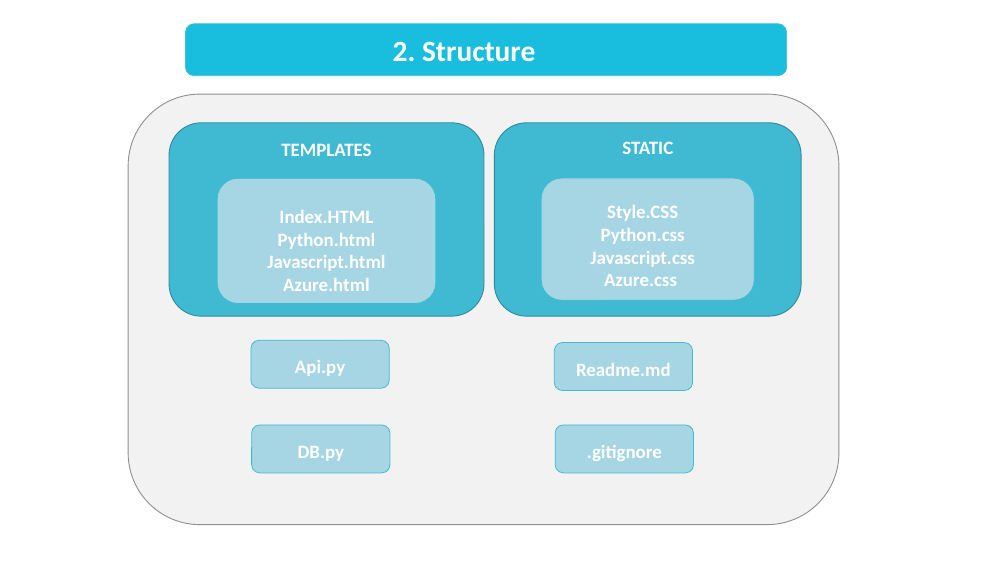
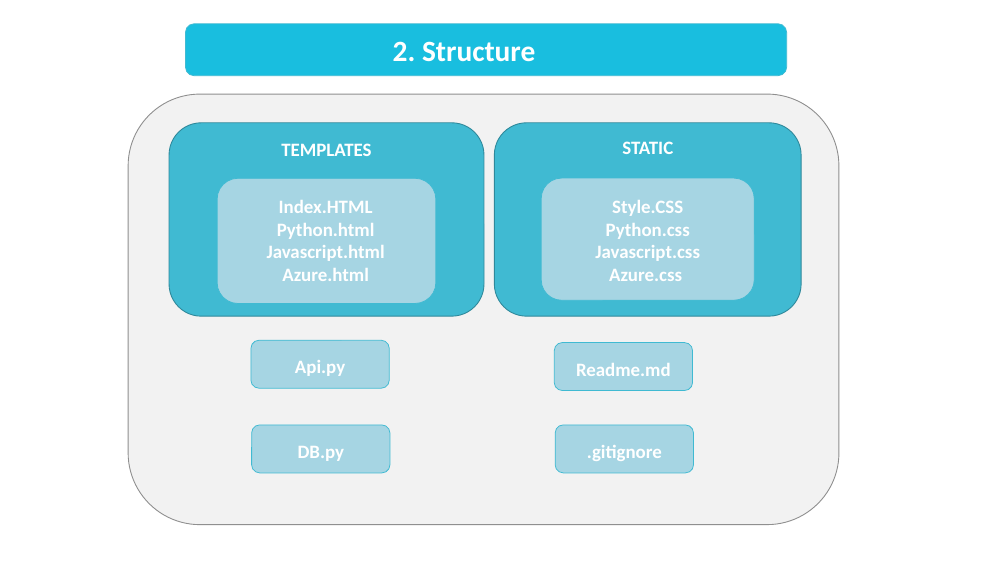
Before and after one commit to Tiphnm/Site_ELearning, a slide deck: slide 3 of Process/Process Brief.pptx. Drawn at 1008x567 pixels with LibreOffice and Linux fonts; fonts in the diff are those of the drawing. Boxes give left, top, right and bottom in pixels: in the first picture for what was removed or moved away, otherwise in the second. Text is boxed around its words. In the diff, an @@ line names an element or a change of style, - is before the commit and + after.

```diff
--- a/Process/Process Brief.pptx
+++ b/Process/Process Brief.pptx
@@ text "Index.HTML": place and size @@
-text "Index.HTML" at box(267, 210, 385, 291)
+text "Index.HTML" at box(267, 200, 385, 281)
@@ text "Style.CSS": place and size @@
-text "Style.CSS" at box(590, 205, 695, 286)
+text "Style.CSS" at box(595, 200, 700, 281)
```
Also in this commit, not shown: 1 other slide changed, 4 other files.
